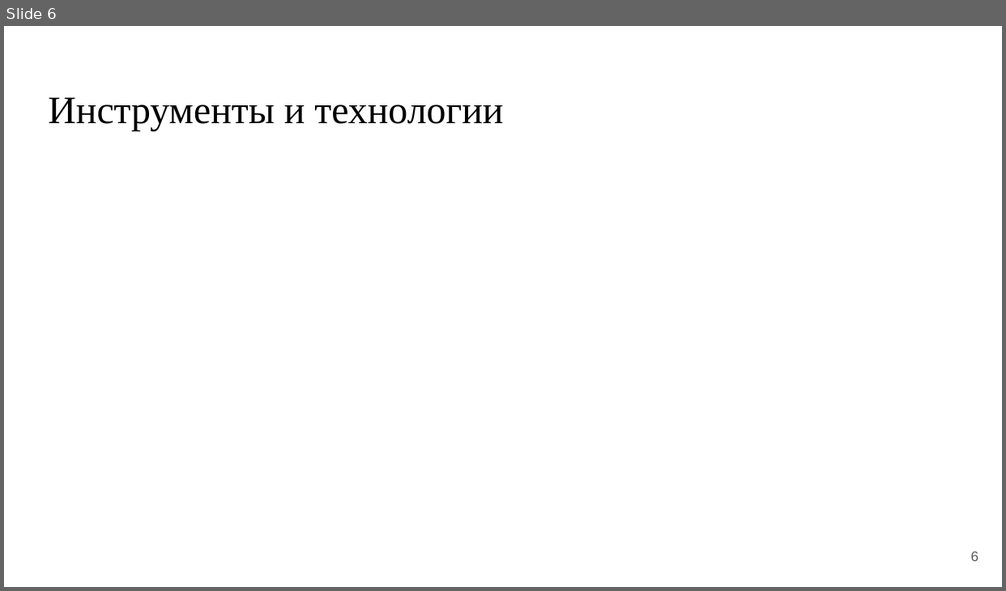
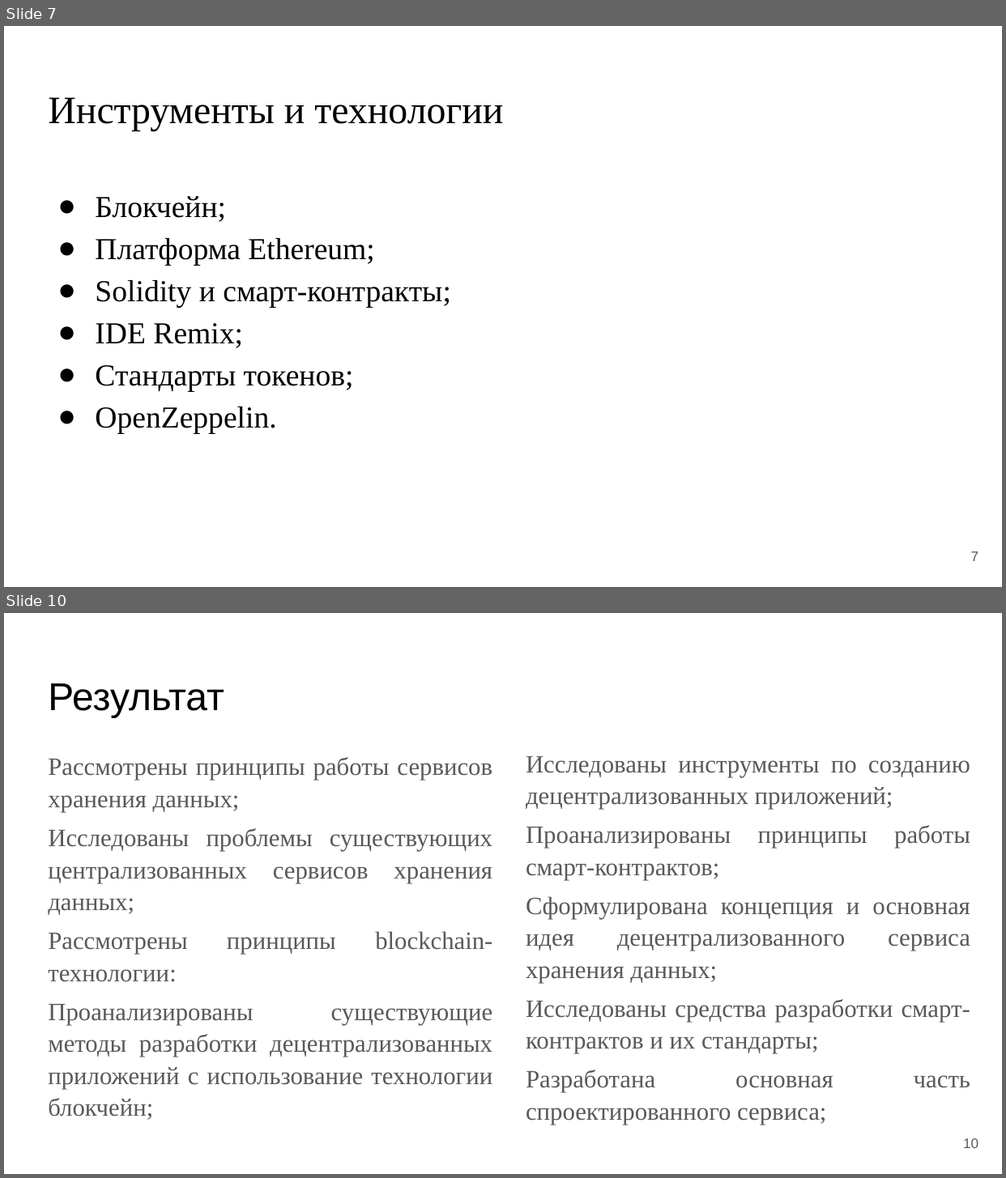
Before and after one commit to DaniilLitvochenko/prediplom_pract, a slide deck: Литовченко Д.В. ИСР2.pptx. Shown one above the other, each under a label of ours: slide 6 before the commit, slides 7 and 10 after it; the slides between them are not shown. The pictures are 1006x591 and 1006x1178 pixels, drawn with LibreOffice and Linux fonts; fonts in the diff are those of the drawing. Boxes give left, top, right and bottom in pixels: in the first picture for what was removed or moved away, otherwise in the second. Text is boxed around its words. In the diff, an @@ line names an element or a change of style, - is before the commit and + after.

```diff
--- a/Литовченко Д.В. ИСР2.pptx
+++ b/Литовченко Д.В. ИСР2.pptx
@@ slide 10 added at [4,613,1002,1174], background #FFFFFF @@
@@ title added at [48,683,224,717], 28 pt, text #000000 @@
+Результат
@@ text added at [48,757,493,1120], 18 pt, text #595959 @@
+Рассмотрены принципы работы сервисов хранения данных;
+Исследованы проблемы существующих централизованных сервисов хранения данных;
+Рассмотрены принципы blockchain-технологии:
+Проанализированы существующие методы разработки децентрализованных приложений с использование технологии блокчейн;
@@ text added at [526,756,970,1093], 18 pt, text #595959 @@
+Исследованы инструменты по созданию децентрализованных приложений;
+Проанализированы принципы работы смарт-контрактов;
+Сформулирована концепция и основная идея децентрализованного сервиса хранения данных;
+Исследованы средства разработки смарт-контрактов и их стандарты;
+Разработана основная часть спроектированного сервиса;
@@ page number added at [963,1139,978,1148], 10 pt, text #595959 @@
+10
@@ what was slide 6 is now slide 7 @@
@@ slide 7 changed as well @@
@@ text added at [95,196,451,434], 22 pt, text #000000 @@
+● Блокчейн;
+● Платформа Ethereum;
+● Solidity и смарт-контракты;
+● IDE Remix;
+● Стандарты токенов;
+● OpenZeppelin.
@@ page number at [971,552,979,561]: text changed @@
-6
+7
```
Also in this commit, not shown: 1 other slide changed, 8 other slides added, 6 slides removed, 1 other file.
